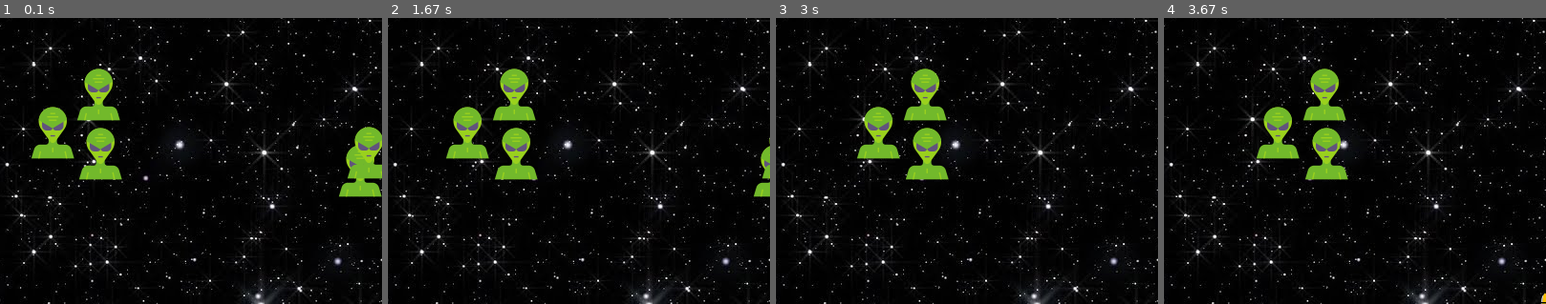
Above: before the commit, frames 1-4 (left to right).
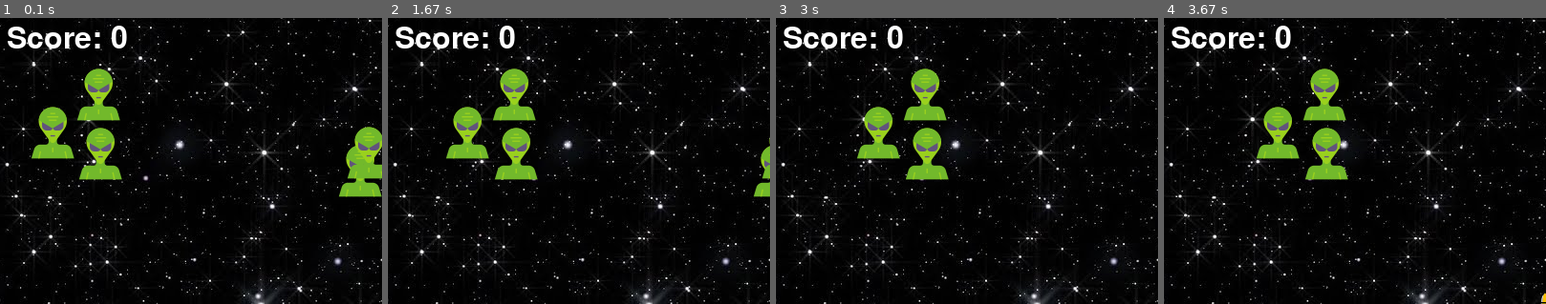
Above: after the commit, the same moments.

Repository: goncalosantos3/Game-Dev
Game: pygame game, started from PygameCourse/game.py
Same seed, same stepped clock (60 frames per second), same inputs: the game is played once before the commit and once after it.
Inputs:
- Up to frame 1 (0.1 s): no input
- Up to frame 2 (1.67 s): tap Space at 0.33, 0.73, 1.03, 1.23, 1.53 s; hold Right 0.67-1.13 s; hold Right 1.17-1.63 s
- Up to frame 3 (3 s): hold Left 1.67-2.2 s; tap Space at 1.73, 2.03, 2.3, 2.6, 2.73 s; hold Left 2.23-2.63 s; hold Right from 2.67 s (still down)
- Up to frame 4 (3.67 s): tap Space at 3.03, 3.4 s; release Right at 3.3 s; hold Left from 3.33 s (still down)
The pictures show only the part of the screen within x 0-50%, y 1-51%; the shares and areas given below are measured in that part.

The runs differ from the first frame. In frame 1, 1.1% of the frame differs, in the area x 2-34%, y 2-11%; in frame 2, 1.1%; in frame 3, 1.1%; in frame 4, 1.1%.

Commit message:
Quase acabado

Diff:
--- a/PygameCourse/game.py
+++ b/PygameCourse/game.py
@@ -1,4 +1,5 @@
 import pygame
+from pygame import mixer
 import random
 import math
 
@@ -8,11 +9,16 @@
 # 800 px of width and 600 px of height
 screen = pygame.display.set_mode((800,600))
 
-# Title, icon and background
+# Title and icon
 pygame.display.set_caption("Space Invaders")
 icon = pygame.image.load("img/space-ship.png")
 pygame.display.set_icon(icon)
+
+
+# Background and background sound
 bg_img = pygame.image.load("img/background.png")
+mixer.music.load("sounds/background.wav")
+mixer.music.play(-1)
 
 
 # Player
@@ -20,7 +26,6 @@
 playerX = 370
 playerY = 480
 playerX_change = 0
-score = 0
 
 def player(x, y):
     screen.blit(player_img, (x, y))
@@ -65,6 +70,24 @@
     return False
 
 
+# Score
+score_value = 0
+font = pygame.font.Font('freesansbold.ttf', 32)
+textX = 10
+textY = 10
+
+def show_score(x,y):
+    score = font.render("Score: " + str(score_value), True, (255, 255, 255))
+    screen.blit(score, (x, y))
+
+# Game Over font
+game_over_font = pygame.font.Font ('freesansbold.ttf', 64)
+
+def gameOver():
+    game_over_text = game_over_font.render("GAME OVER" + str(score_value), True, (255, 255, 255))
+    screen.blit(game_over_text, (200, 250))
+
+
 run_game =  True
 # Game loop
 while run_game:
@@ -82,6 +105,8 @@
             if event.key == pygame.K_RIGHT:
                 playerX_change += 0.2
             if event.key == pygame.K_SPACE and bullet_state == "ready":
+                bullet_sound = mixer.Sound("sounds/laser.wav")
+                bullet_sound.play()
                 bulletX = playerX
                 fire_bullet(bulletX, bulletY)
 
@@ -99,6 +124,13 @@
 
     for i in range(num_of_enemies):
 
+        # Game Over
+        if enemyY[i] > 440:
+            for j in range(num_of_enemies):
+                enemyY[j] = 2000
+            gameOver()
+            break
+
         # Bounderies of the enemies
         enemyX[i] += enemyX_change[i]
         if enemyX[i] < 0:
@@ -111,9 +143,11 @@
         # Collision detection
         collision = isCollision(enemyX[i], enemyY[i], bulletX, bulletY)
         if collision:
+            # explosion_sound = mixer.Sound("sounds/explosion.wav")
+            # explosion_sound.play()
             bullet_state = "ready"
             bulletY = 480
-            score += 10
+            score_value += 10
             enemyX[i] = random.randint(0,735)
             enemyY[i] = random.randint(50,150)
 
@@ -129,6 +163,7 @@
 
 
     player(playerX, playerY)
+    show_score(textX, textY)
     pygame.display.update()
 
 pygame.quit()
Not shown, added: PygameCourse/sounds/background.wav
Not shown, added: PygameCourse/sounds/explosion.wav
Not shown, added: PygameCourse/sounds/laser.wav
